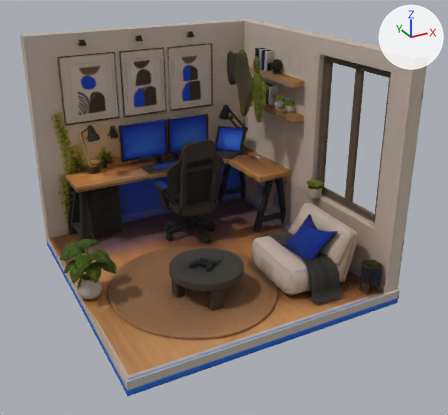
Renders of the glTF model public/worlds/studio/3d/hunyuan.gltf from each side of a commit.
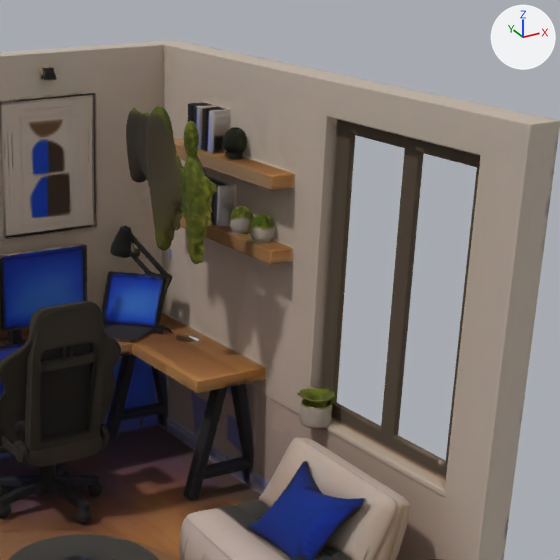
Each version appears first whole from a 50 mm lens placed at (-0.723, -1.423, 0.837), pointed at (-0.037, -0.175, 0.213), and next in a close-up on the part from 37% to 95% of the width and 0% to 63% of the height. Arrows for +X, +Y and +Z are at upper right; the lights stay in place. The last two pictures show the newer version. Where no turn or scale is listed for an object, it has been applied to the vertices. Vertices at exactly the same position are counted once.

The older version as bpy lines, for what is in view:
```python
me_material = bpy.data.meshes.new('material')
me_material.from_pydata(...)  # 145077 vertices, 291395 faces; spans x -0.443..0.29, y -0.476..0.259, z 0.0..0.604
me_material.materials.append(mat_material_001)  # picture img_hunyuan_0_jpg
ob_material = bpy.data.objects.new('material', me_material)
ob_material.location = (0.0, 0.0, 0.0)
```
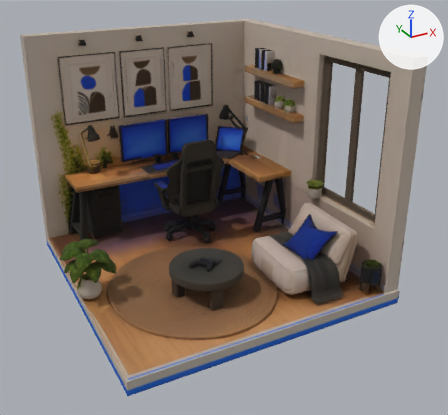
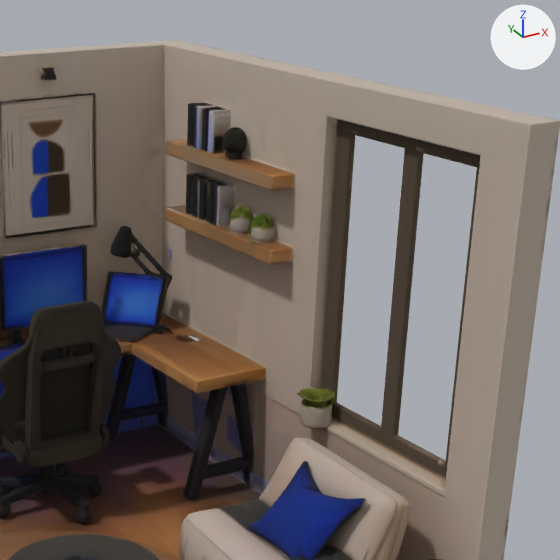
The change, as JSON lines over the scene's bpy script:
```json
{"block": "me_material", "where": "# used by ob_material; location = (0.0, 0.0, 0.0)"}
{"op": "remove", "block": "me_material", "code": "me_material.from_pydata(...)  # 145077 vertices, 291395 faces; spans x -0.443..0.29, y -0.476..0.259, z 0.0..0.604"}
{"op": "add", "block": "me_material", "code": "me_material.from_pydata(...)  # 141691 vertices, 284627 faces; spans x -0.443..0.29, y -0.476..0.259, z 0.0..0.604"}
{"block": "me_material", "change": "me_material part 1: the loose piece of 3386 vertices spanning x 0.115..0.151, y -0.085..0.108, z 0.374..0.558 is deleted"}
```

Boxes (x1, y1, x2, y2) around the edits, measured in the close-ups (560 x 560 px):
```json
{"part": 1, "of": "me_material", "change": "deleted", "before": [126, 106, 217, 264]}
```
